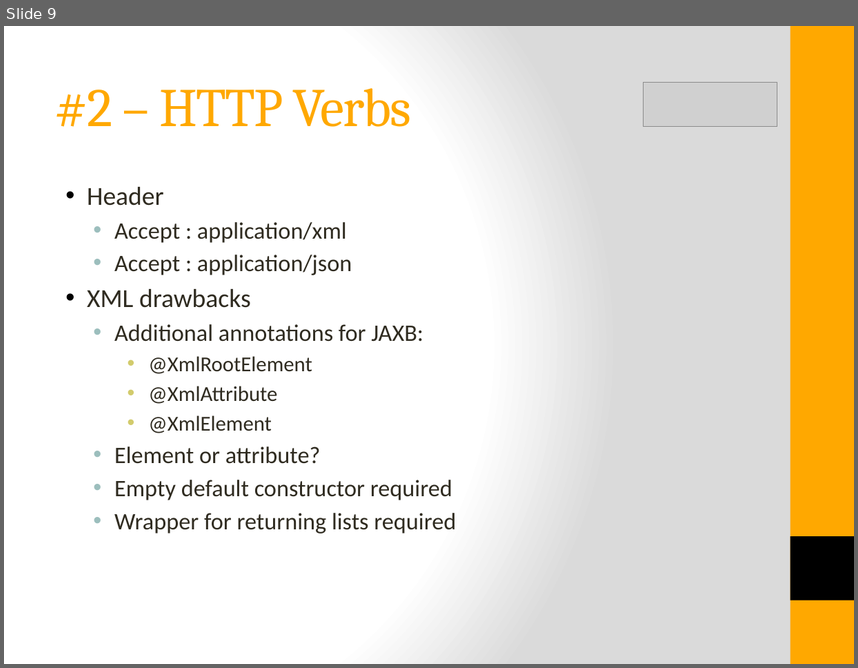
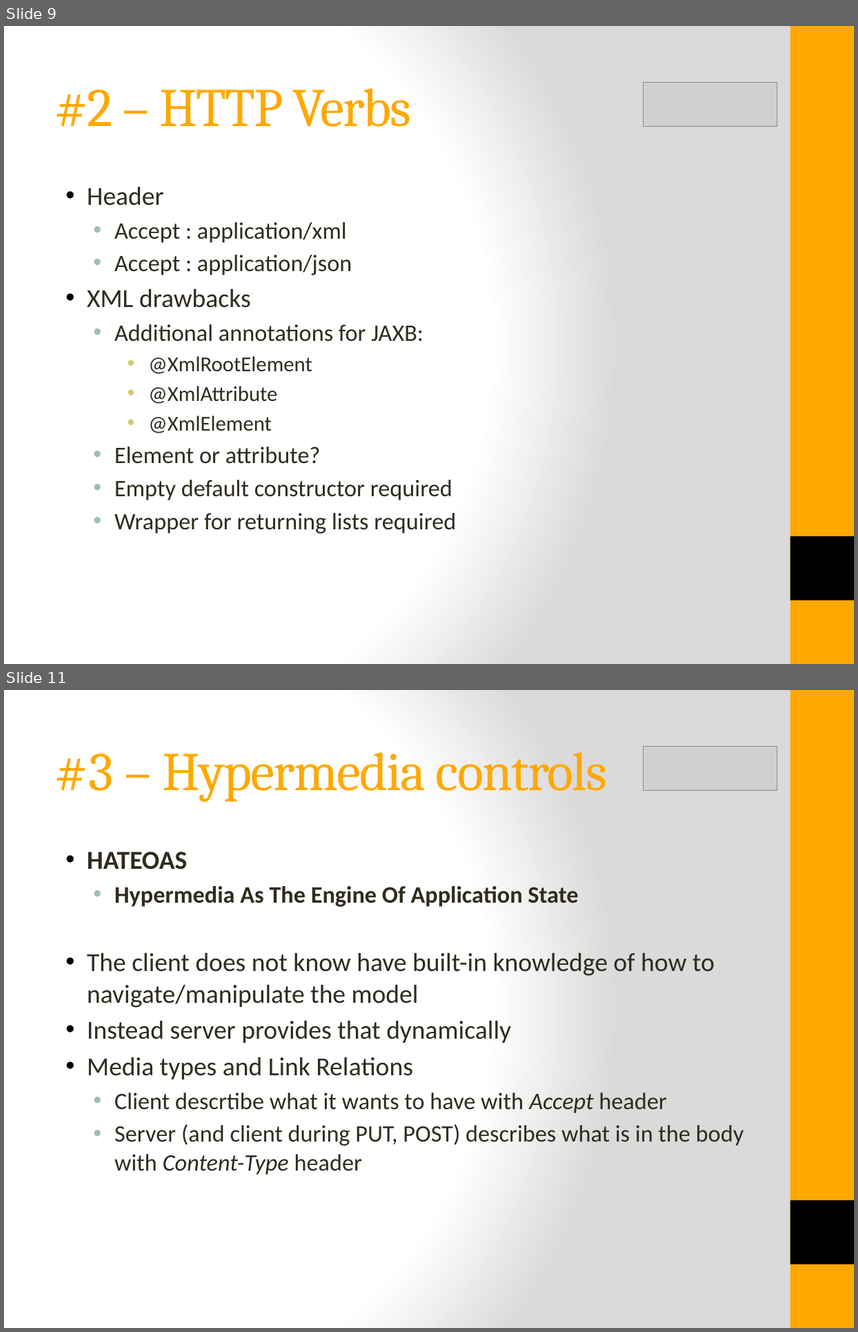
Before and after one commit to istibekesi/my-restful-api, a slide deck: doc/RESTful API Design.pptx. Shown one above the other, each under a label of ours: slide 9 before the commit, slides 9 and 11 after it; the slides between them are not shown. The pictures are 858x668 and 858x1332 pixels, drawn with LibreOffice and Linux fonts; fonts in the diff are those of the drawing; grey boxes stand for pictures. Boxes give left, top, right and bottom in pixels: in the first picture for what was removed or moved away, otherwise in the second. Text is boxed around its words. In the diff, an @@ line names an element or a change of style, - is before the commit and + after.

```diff
--- a/doc/RESTful API Design.pptx
+++ b/doc/RESTful API Design.pptx
@@ slide 11 added at <box>4,690,854,1328</box>, background gradient #FFFFFF to #DADADA; not listed: 2 template elements that a slide beside it also shows @@
@@ picture added at <box>643,746,777,791</box> @@
@@ title added at <box>55,752,607,802</box>, 46 pt, text #FFA800 @@
+#3 – Hypermedia controls
@@ text added at <box>87,851,744,1174</box>, 20 pt, text #2F2B20 @@
+• HATEOAS
+  • Hypermedia As The Engine Of Application State
+• The client does not know have built-in knowledge of how to navigate/manipulate the model
+• Instead server provides that dynamically
+• Media types and Link Relations
+  • Client descrtibe what it wants to have with Accept header
+  • Server (and client during PUT, POST) describes what is in the body with Content-Type header
```
Also in this commit, not shown: 2 slides changed, 3 other slides added, 4 other files.
